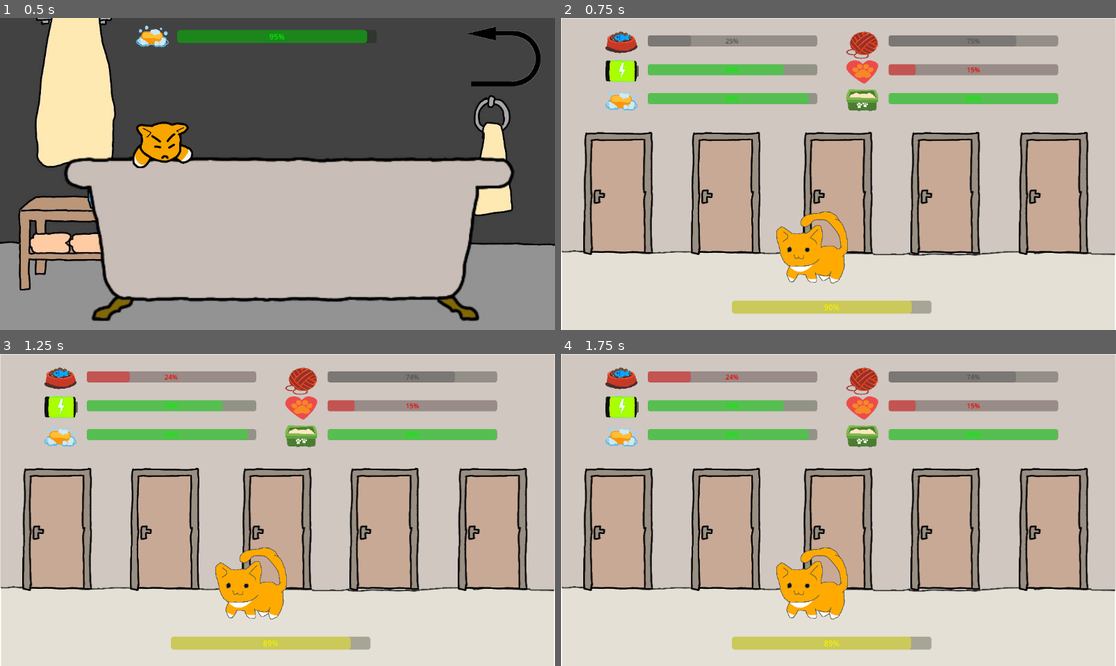
Above: before the commit, frames 1-4 (two rows, left to right).
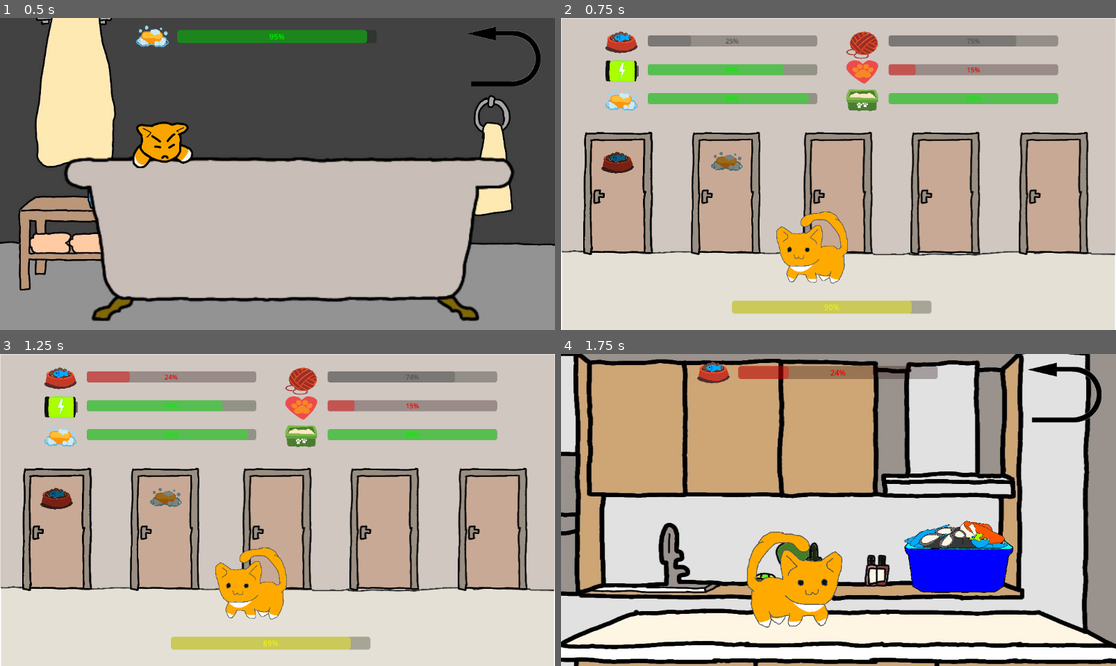
Above: after the commit, the same moments.

Repository: HipolitoThe3rd/Cat-Game
Game: Godot game, scene res://scenes/bath.tscn
Same seed, same stepped clock (60 frames per second), same inputs: the game is played once before the commit and once after it.
Inputs (mouse positions are in pixels of both pictures, inside the frame that each line leads up to):
- Up to frame 1 (0.5 s): no input
- Up to frame 2 (0.75 s): click (1066, 55) at 0.5 s
- Up to frame 3 (1.25 s): no input
- Up to frame 4 (1.75 s): click (616, 528) at 1.27 s

Frame 1 is identical in both runs. In frame 2, 0.9% of the frame differs, in the area x 4-33%, y 36-76%; in frame 3, 0.9%; in frame 4, 94%, in the area x 0-100%, y 0-100%.

Commit message:
more kitchen wip

Diff:
--- a/scenes/hub.tscn
+++ b/scenes/hub.tscn
@@ -101,6 +101,24 @@
 [node name="Sprite2D" type="Sprite2D" parent="Doors/Door"]
 texture = ExtResource("9_2hkft")
 
+[node name="Door1" type="TextureButton" parent="Doors"]
+offset_left = 46.0
+offset_top = 236.0
+offset_right = 191.0
+offset_bottom = 492.0
+texture_normal = ExtResource("9_2hkft")
+texture_hover = ExtResource("4_lcd1r")
+
+[node name="TextureRect" type="TextureRect" parent="Doors/Door1"]
+modulate = Color(0.6039216, 0.56078434, 0.5137255, 1)
+layout_mode = 0
+offset_left = 38.0
+offset_top = 42.0
+offset_right = 372.0
+offset_bottom = 265.0
+scale = Vector2(0.2, 0.2)
+texture = ExtResource("12_s6eg2")
+
 [node name="Door2" type="TextureButton" parent="Doors"]
 offset_left = 270.0
 offset_top = 236.0
@@ -109,6 +127,16 @@
 texture_normal = ExtResource("9_2hkft")
 texture_hover = ExtResource("4_lcd1r")
 
+[node name="TextureRect" type="TextureRect" parent="Doors/Door2"]
+modulate = Color(0.6039216, 0.56078434, 0.5137255, 1)
+layout_mode = 0
+offset_left = 42.0
+offset_top = 42.0
+offset_right = 365.0
+offset_bottom = 238.0
+scale = Vector2(0.2, 0.2)
+texture = ExtResource("14_mw5nc")
+
 [node name="Door3" type="Node2D" parent="Doors"]
 position = Vector2(575, 364)
 
@@ -308,6 +336,7 @@
 offset_bottom = 183.0
 scale = Vector2(0.85, 0.85)
 
+[connection signal="pressed" from="Doors/Door1" to="." method="_on_door_1_pressed"]
 [connection signal="pressed" from="Doors/Door2" to="." method="_on_door_2_pressed"]
 [connection signal="mouse_entered" from="Cat" to="." method="_on_cat_mouse_entered"]
 [connection signal="mouse_entered" from="Cat" to="Cat" method="_on_mouse_entered"]
--- a/scenes/kitchen.tscn
+++ b/scenes/kitchen.tscn
@@ -11,16 +11,18 @@
 [ext_resource type="Texture2D" uid="uid://d3c7yuwaro5y3" path="res://sprites/cat_walk_0.png" id="9_e7cmp"]
 [ext_resource type="Texture2D" uid="uid://cujqlo1rtbohn" path="res://sprites/cat_walk_2.png" id="10_f125y"]
 [ext_resource type="Texture2D" uid="uid://cp3kkore6nwx5" path="res://sprites/cat_full_1.png" id="11_e7cmp"]
+[ext_resource type="Texture2D" uid="uid://cb3yu25085jrq" path="res://sprites/cat_full_0.png" id="11_n55t6"]
 [ext_resource type="Texture2D" uid="uid://b0pk2cl0hi6lh" path="res://sprites/cat_full_2.png" id="12_f125y"]
 [ext_resource type="AudioStream" uid="uid://nessqm2ljwv2" path="res://sfx/meow_angry.wav" id="12_j1h31"]
 [ext_resource type="AudioStream" uid="uid://dt067tneqp13v" path="res://sfx/meow_happy.mp3" id="13_mbcyj"]
 [ext_resource type="PackedScene" uid="uid://dnq7c6g28k7bi" path="res://scenes/prefabs/showerhead_hitbox.tscn" id="14_psp1i"]
+[ext_resource type="AudioStream" uid="uid://bq4eg10i0snre" path="res://sfx/eat.mp3" id="15_f125y"]
 [ext_resource type="Texture2D" uid="uid://cpf0xt4tjp8vg" path="res://sprites/ui/IconBack.png" id="15_lxurs"]
 [ext_resource type="Texture2D" uid="uid://chh237kv5fgim" path="res://sprites/ui/IconBackPressed.png" id="16_7vcjq"]
 [ext_resource type="Texture2D" uid="uid://dv7ykceyk2ka1" path="res://sprites/ui/IconBackHover.png" id="17_8vv5g"]
-[ext_resource type="Texture2D" uid="uid://cjgucwcq7dagd" path="res://sprites/Fish/fish_bucket.png" id="18_3fy06"]
-[ext_resource type="Texture2D" uid="uid://cdlwrrqgfxewr" path="res://sprites/Fish/fish_bucket_pressed.png" id="20_e7cmp"]
-[ext_resource type="Texture2D" uid="uid://c4occ1pwk0yr" path="res://sprites/Fish/fish_bucket_hover.png" id="21_f125y"]
+[ext_resource type="Texture2D" uid="uid://cjgucwcq7dagd" path="res://sprites/fish/fish_bucket.png" id="18_3fy06"]
+[ext_resource type="Texture2D" uid="uid://cdlwrrqgfxewr" path="res://sprites/fish/fish_bucket_pressed.png" id="20_e7cmp"]
+[ext_resource type="Texture2D" uid="uid://c4occ1pwk0yr" path="res://sprites/fish/fish_bucket_hover.png" id="21_f125y"]
 
 [sub_resource type="CapsuleShape2D" id="CapsuleShape2D_3fy06"]
 radius = 7.778145
@@ -38,37 +40,6 @@
 "transitions": PackedFloat32Array(1),
 "update": 1,
 "values": [ExtResource("7_k1cyo")]
-}
-
-[sub_resource type="Animation" id="Animation_7t3s2"]
-resource_name = "pet"
-tracks/0/type = "value"
-tracks/0/imported = false
-tracks/0/enabled = true
-tracks/0/path = NodePath("Sprite2D:texture")
-tracks/0/interp = 1
-tracks/0/loop_wrap = true
-tracks/0/keys = {
-"times": PackedFloat32Array(0),
-"transitions": PackedFloat32Array(1),
-"update": 1,
-"values": [ExtResource("8_3fy06")]
-}
-
-[sub_resource type="Animation" id="Animation_4oyfp"]
-resource_name = "walk"
-loop_mode = 1
-tracks/0/type = "value"
-tracks/0/imported = false
-tracks/0/enabled = true
-tracks/0/path = NodePath("Sprite2D:texture")
-tracks/0/interp = 1
-tracks/0/loop_wrap = true
-tracks/0/keys = {
-"times": PackedFloat32Array(0, 0.25, 0.5, 0.75),
-"transitions": PackedFloat32Array(1, 1, 1, 1),
-"update": 1,
-"values": [ExtResource("9_e7cmp"), ExtResource("7_k1cyo"), ExtResource("10_f125y"), ExtResource("7_k1cyo")]
 }
 
 [sub_resource type="Animation" id="Animation_k1cyo"]
@@ -84,7 +55,7 @@
 "times": PackedFloat32Array(0, 1, 2),
 "transitions": PackedFloat32Array(1, 1, 1),
 "update": 1,
-"values": [ExtResource("7_k1cyo"), ExtResource("11_e7cmp"), ExtResource("12_f125y")]
+"values": [ExtResource("11_n55t6"), ExtResource("11_e7cmp"), ExtResource("12_f125y")]
 }
 tracks/1/type = "value"
 tracks/1/imported = false
@@ -96,7 +67,38 @@
 "times": PackedFloat32Array(0),
 "transitions": PackedFloat32Array(1),
 "update": 1,
-"values": [true]
+"values": [false]
+}
+
+[sub_resource type="Animation" id="Animation_7t3s2"]
+resource_name = "pet"
+tracks/0/type = "value"
+tracks/0/imported = false
+tracks/0/enabled = true
+tracks/0/path = NodePath("Sprite2D:texture")
+tracks/0/interp = 1
+tracks/0/loop_wrap = true
+tracks/0/keys = {
+"times": PackedFloat32Array(0),
+"transitions": PackedFloat32Array(1),
+"update": 1,
+"values": [ExtResource("8_3fy06")]
+}
+
+[sub_resource type="Animation" id="Animation_4oyfp"]
+resource_name = "walk"
+loop_mode = 1
+tracks/0/type = "value"
+tracks/0/imported = false
+tracks/0/enabled = true
+tracks/0/path = NodePath("Sprite2D:texture")
+tracks/0/interp = 1
+tracks/0/loop_wrap = true
+tracks/0/keys = {
+"times": PackedFloat32Array(0, 0.25, 0.5, 0.75),
+"transitions": PackedFloat32Array(1, 1, 1, 1),
+"update": 1,
+"values": [ExtResource("9_e7cmp"), ExtResource("7_k1cyo"), ExtResource("10_f125y"), ExtResource("7_k1cyo")]
 }
 
 [sub_resource type="AnimationLibrary" id="AnimationLibrary_s6eg2"]
@@ -175,6 +177,9 @@
 [node name="MeowHappy" type="AudioStreamPlayer" parent="Cat/AudioCat"]
 stream = ExtResource("13_mbcyj")
 
+[node name="EatFish" type="AudioStreamPlayer" parent="Cat/AudioCat"]
+stream = ExtResource("15_f125y")
+
 [node name="ShowerheadHitbox" parent="." instance=ExtResource("14_psp1i")]
 
 [node name="Floor" type="StaticBody2D" parent="."]
@@ -217,6 +222,7 @@
 texture_normal = ExtResource("18_3fy06")
 texture_pressed = ExtResource("20_e7cmp")
 texture_hover = ExtResource("21_f125y")
+texture_disabled = ExtResource("20_e7cmp")
 stretch_mode = 3
 
 [connection signal="button_down" from="BackButton" to="." method="_on_back_button_button_down"]
--- a/scenes/prefabs/fish.tscn
+++ b/scenes/prefabs/fish.tscn
@@ -1,8 +1,8 @@
 [gd_scene load_steps=7 format=3 uid="uid://xg4f8ne178hr"]
 
 [ext_resource type="Script" uid="uid://bhgkpyvfk82or" path="res://scripts/fish.gd" id="1_em1dg"]
-[ext_resource type="Texture2D" uid="uid://hmfwjhndpst0" path="res://sprites/Fish/fish_drag.png" id="2_uk1io"]
-[ext_resource type="Texture2D" uid="uid://b716qmgo7bo1m" path="res://sprites/Fish/fish_fall.png" id="3_lrhas"]
+[ext_resource type="Texture2D" uid="uid://hmfwjhndpst0" path="res://sprites/fish/fish_drag.png" id="2_uk1io"]
+[ext_resource type="Texture2D" uid="uid://b716qmgo7bo1m" path="res://sprites/fish/fish_fall.png" id="3_lrhas"]
 [ext_resource type="AudioStream" uid="uid://bu3jai8jjscyd" path="res://sfx/fish_grab.wav" id="4_lrhas"]
 [ext_resource type="AudioStream" uid="uid://wsg3t7p7ywso" path="res://sfx/fish_drop.mp3" id="5_g2fcg"]
 
--- a/scripts/cat_kitchen.gd
+++ b/scripts/cat_kitchen.gd
@@ -3,6 +3,7 @@
 
 @onready var sfx_happy = $AudioCat/MeowHappy
 @onready var sfx_angry = $AudioCat/MeowAngry
+@onready var sfx_eat = $AudioCat/EatFish
 
 func play_sound(audio_name:String):
 	match audio_name:
@@ -10,3 +11,5 @@
 			sfx_happy.play()
 		"angry", "sfx_angry":
 			sfx_angry.play()
+		"eat", "sfx_eat":
+			sfx_eat.play()
--- a/scripts/fish.gd
+++ b/scripts/fish.gd
@@ -6,9 +6,14 @@
 
 const GRAVITY := 1600.0
 const OFFSCREEN_BUFFER := 200.0
+const MIN_FALL_MULT := 1.0
+const MAX_FALL_MULT := 2.5
+const FULL_BONUS_FALL_DISTANCE := 450.0
 
 var is_dragging := false
 var velocity := Vector2.ZERO
+var fall_mult := 1.0 # increases depending on how far it has fallen
+var drop_start_y := 0.0
 
 func _ready() -> void:
 	set_process(false)
@@ -18,6 +23,8 @@
 	global_position = spawn_position
 	is_dragging = true
 	velocity = Vector2.ZERO
+	fall_mult = MIN_FALL_MULT
+	drop_start_y = global_position.y
 	drag_sprite.visible = true
 	fall_sprite.visible = false
 	set_process(true)
@@ -32,6 +39,11 @@
 	velocity.y += GRAVITY * delta
 	global_position += velocity * delta
 
+	# Scale reward by how far the fish has fallen after release.
+	var distance_fallen := maxf(0.0, global_position.y - drop_start_y)
+	var t := clampf(distance_fallen / FULL_BONUS_FALL_DISTANCE, 0.0, 1.0)
+	fall_mult = lerpf(MIN_FALL_MULT, MAX_FALL_MULT, t)
+
 	var viewport_height := get_viewport_rect().size.y
 	if global_position.y > viewport_height + OFFSCREEN_BUFFER:
 		queue_free()
@@ -39,13 +51,20 @@
 func _begin_fall() -> void:
 	$Audio/FishFall.play()
 	is_dragging = false
+	drop_start_y = global_position.y
 	drag_sprite.visible = false
 	fall_sprite.visible = true
 
 func _on_area_2d_body_entered(body: Node2D) -> void:
-	if body is KitchenCat:
-		print("fish collided with Cat")
-		body.play_sound("happy")
-		Global.feed_cat(10)
+	if body is KitchenCat and is_dragging == false:
+		#print("fish collided with Cat")
+		var hunger_gain := max(1, roundi(5.0 * fall_mult))
+		Global.feed_cat(hunger_gain)
+		if Global.hunger >= 100:
+			#print("Cat is full!")
+			body.play_sound("happy")
+			body.get_node("AnimationPlayer").play("full")
+		else:
+			body.play_sound("eat")
 		queue_free()
 	pass
--- a/scripts/hub.gd
+++ b/scripts/hub.gd
@@ -8,6 +8,7 @@
 @onready var pb_lovebar = $Control/AffectionBar
 @onready var pb_bladderbar = $Control/BladderBar
 
+var room_kitchen = "res://scenes/kitchen.tscn"
 var room_bath = "res://scenes/bath.tscn"
 
 func _ready() -> void:
@@ -75,5 +76,8 @@
 	#print("cursor exited cat")
 	Input.set_custom_mouse_cursor(Global.cursor_default)
 
+func _on_door_1_pressed() -> void:
+	get_tree().change_scene_to_file(room_kitchen)
+
 func _on_door_2_pressed() -> void:
 	get_tree().change_scene_to_file(room_bath)
--- a/scripts/kitchen.gd
+++ b/scripts/kitchen.gd
@@ -13,7 +13,7 @@
 # Called every frame. 'delta' is the elapsed time since the previous frame.
 func _process(_delta):
 	if Global.hunger >= 100:
-		pass
+		$FishBucket.disabled = true
 	else:
 		pass
 	pb_hungerbar.value = Global.hunger
Not shown: 1 places in scenes/kitchen.tscn that only renumber resources
Not shown, added: sfx/eat.mp3.import
Not shown, changed: sprites/Fish/fish_bucket.png.import
Not shown, changed: sprites/Fish/fish_bucket_hover.png.import
Not shown, changed: sprites/Fish/fish_bucket_pressed.png.import
Not shown, changed: sprites/Fish/fish_drag.png.import
Not shown, changed: sprites/Fish/fish_fall.png.import
Not shown, added: sfx/eat.mp3
